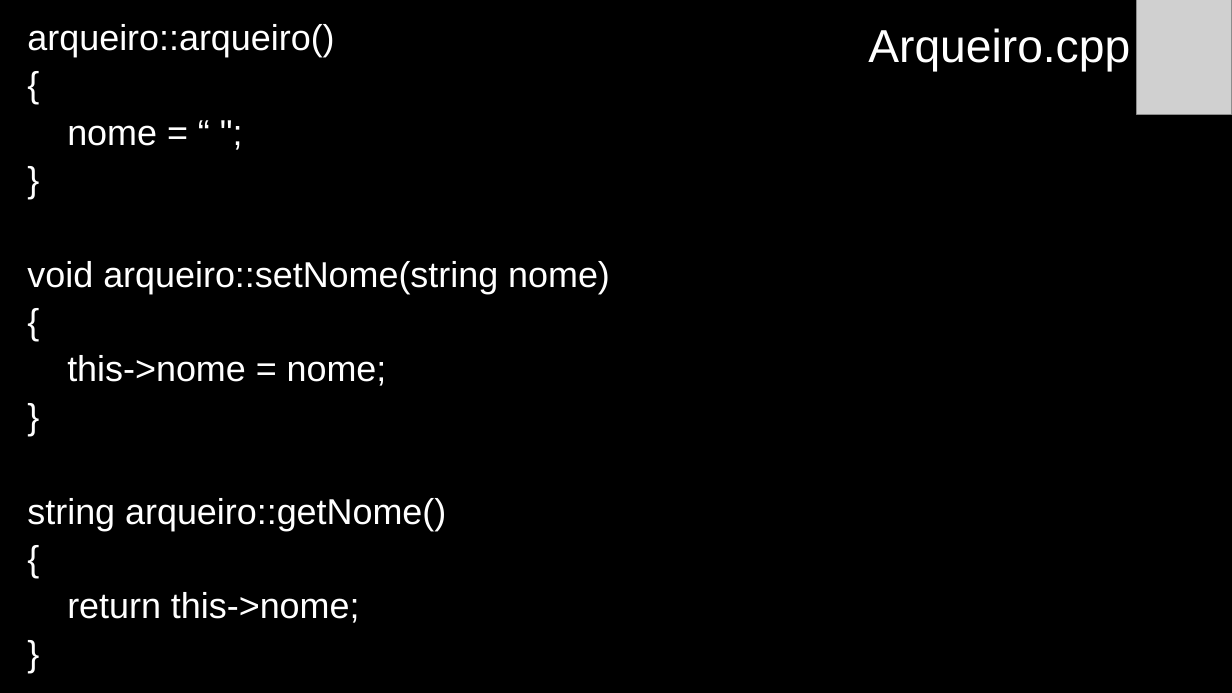
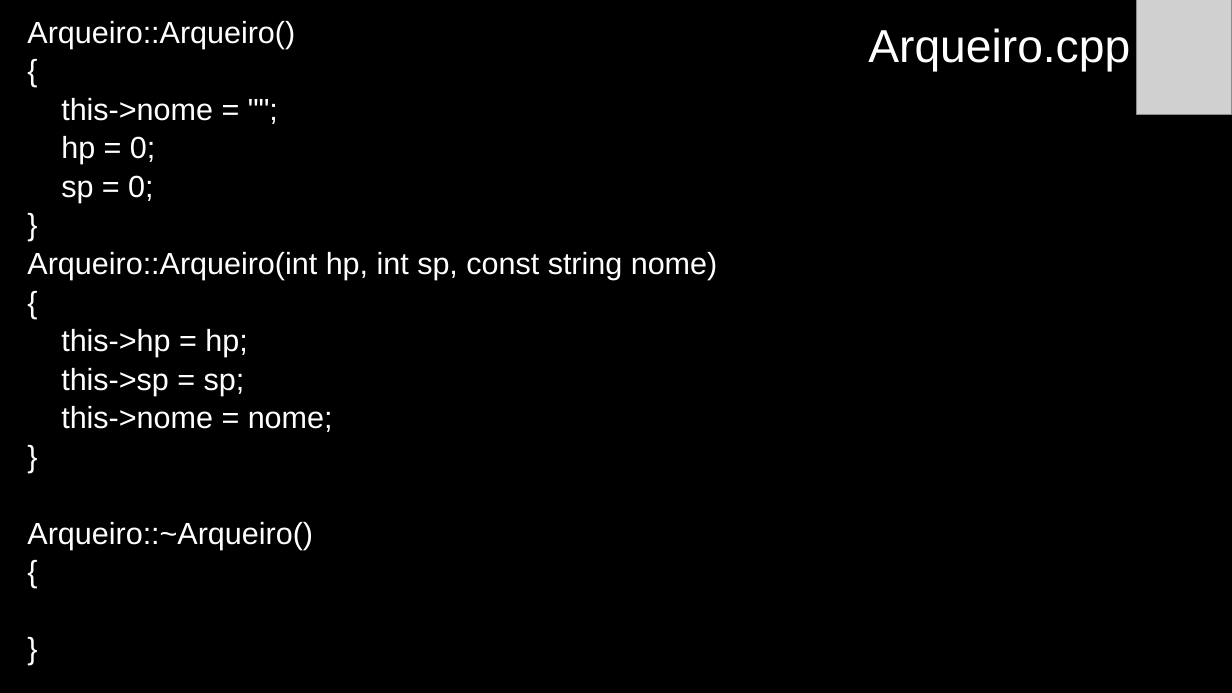
Before and after one commit to anaisabelamr/Arqueiro, a slide deck: slide 7 of Arqueiro/Arqueiro.pptx. Drawn at 1232x693 pixels with LibreOffice and Linux fonts; fonts in the diff are those of the drawing; grey boxes stand for pictures. Boxes give left, top, right and bottom in pixels: in the first picture for what was removed or moved away, otherwise in the second. Text is boxed around its words. In the diff, an @@ line names an element or a change of style, - is before the commit and + after.

Commit message:
Dever de casa realizado com sucesso. Classe Arqueiro criada, classe Data criada, classe Inimigo criada. UML e SLIDE atualizados.

```diff
--- a/Arqueiro/Arqueiro.pptx
+++ b/Arqueiro/Arqueiro.pptx
@@ text at bbox=[27, 21, 295, 49]: text changed; size 28 to 23.8 pt @@
-arqueiro::arqueiro()
+Arqueiro::Arqueiro()
@@ text at bbox=[61, 98, 213, 203]: text changed; size 28 to 23.8 pt @@
-nome = “ ";
+this->nome = "";
+hp = 0;
+sp = 0;
@@ text at bbox=[27, 252, 718, 280]: text changed; size 28 to 23.8 pt @@
-void arqueiro::setNome(string nome)
+Arqueiro::Arqueiro(int hp, int sp, const string nome)
@@ text at bbox=[61, 329, 247, 395]: paragraphs added @@
+this->hp = hp;
+this->sp = sp;
@@ text at bbox=[61, 406, 333, 432]: size 28 to 23.8 pt in "{", "}", "{", "this->nome = nome;" and 3 more places; line spacing 0.8 to 0.7 @@
@@ text at bbox=[27, 522, 313, 549]: text changed; size 28 to 23.8 pt @@
-string arqueiro::getNome()
+Arqueiro::~Arqueiro()
@@ text at bbox=[67, 592, 360, 623]: paragraph removed @@
-return this->nome;
```
Also in this commit, not shown: 9 other slides changed, 18 slides added, 18 other files.
